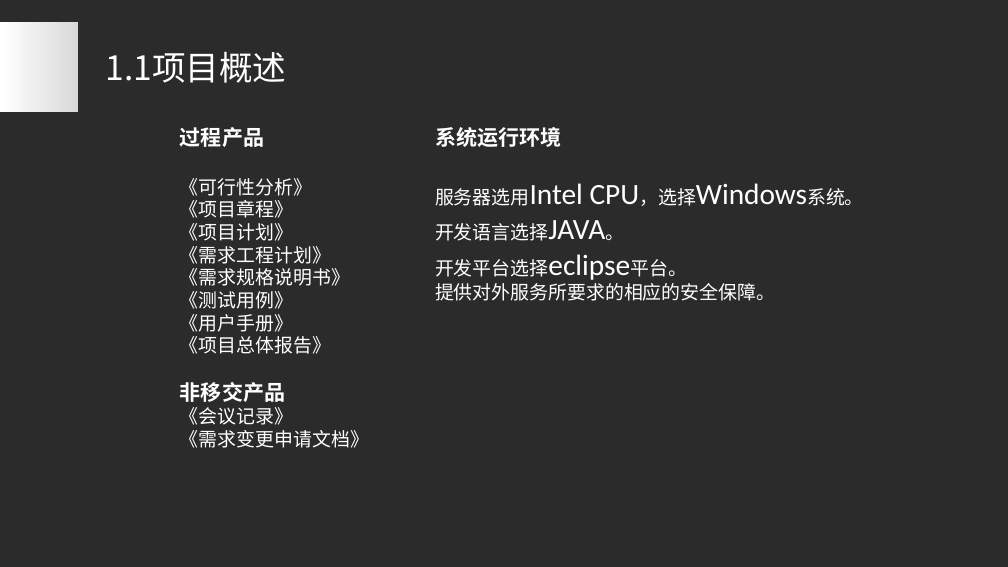
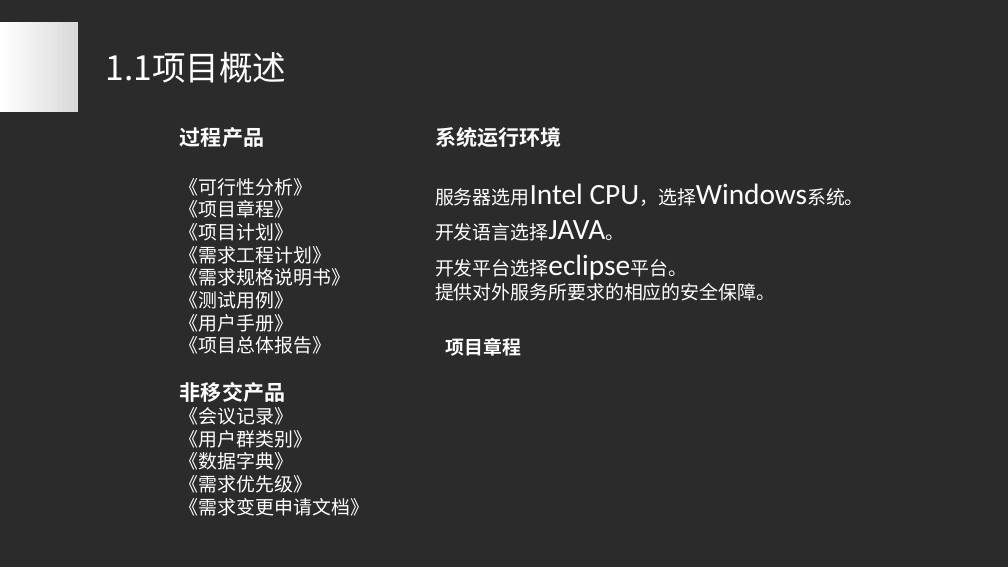
Before and after one commit to PRD2017-G07/G07-teamwork, a slide deck: slide 5 of 0PPT/需求工程计划评审.ppt. Drawn at 1008x567 pixels with LibreOffice and Linux fonts; fonts in the diff are those of the drawing; background and template pictures are left out; a plain dark background stands for a picture behind light text. Boxes give left, top, right and bottom in pixels: in the first picture for what was removed or moved away, otherwise in the second. Text is boxed around its words. In the diff, an @@ line names an element or a change of style, - is before the commit and + after.

```diff
--- a/0PPT/需求工程计划评审.ppt
+++ b/0PPT/需求工程计划评审.ppt
@@ text added at bbox=[445, 338, 521, 356], 18 pt, text #FFFFFF, bold @@
+项目章程
@@ text at bbox=[180, 430, 312, 493]: paragraphs added @@
+《用户群类别》
+《数据字典》
+《需求优先级》
```
Also in this commit, not shown: 6 other slides changed, 4 slides added, 1 slide removed.
